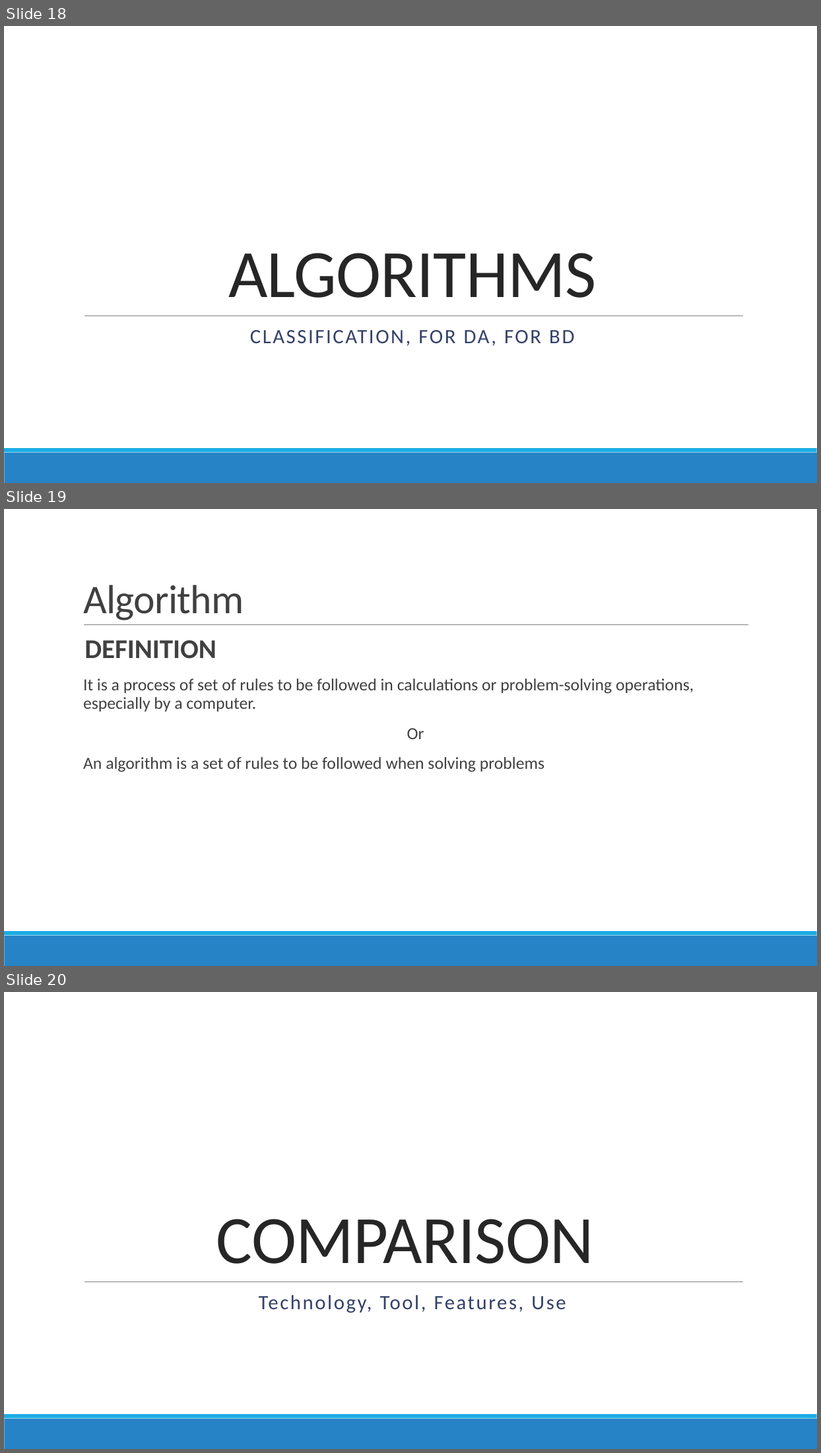
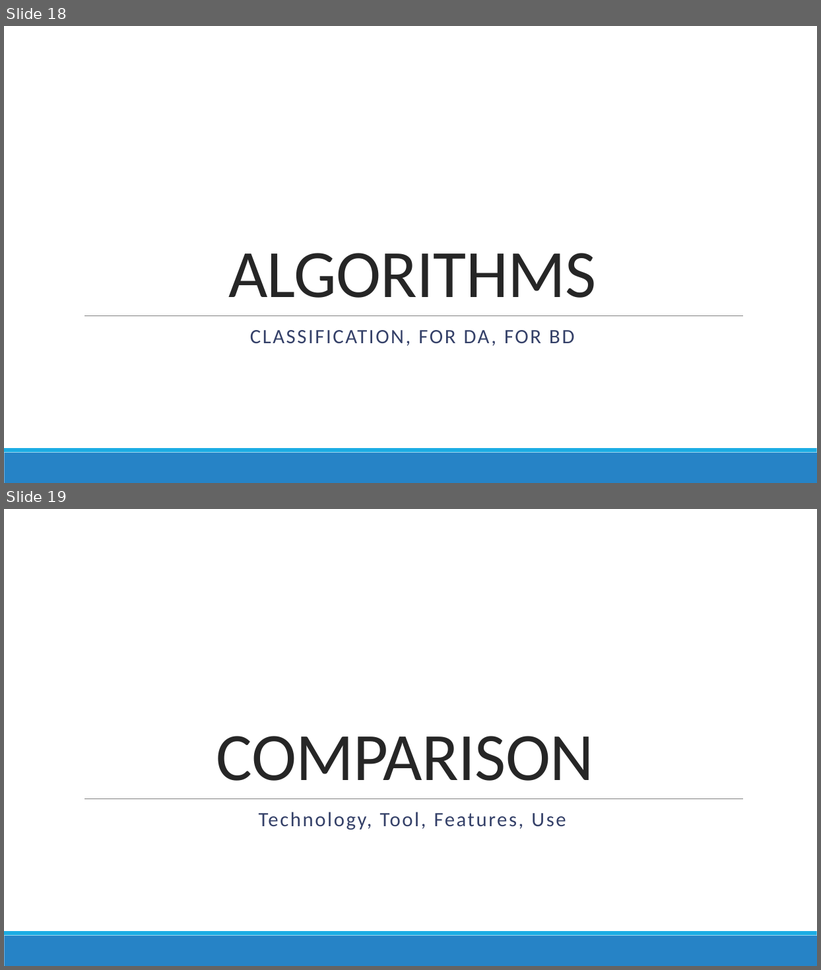
Before and after one commit to DistributedSystems-Fall2018-NEDUET/project-dist_sys, a slide deck: Project Interim Submission/Generic DS Framework.pptx. Shown one above the other, each under a label of ours: slides 18, 19 and 20 before the commit, slides 18 and 19 after it. The pictures are 821x1453 and 821x970 pixels, drawn with LibreOffice and Linux fonts; fonts in the diff are those of the drawing. Boxes give left, top, right and bottom in pixels: in the first picture for what was removed or moved away, otherwise in the second. Text is boxed around its words. In the diff, an @@ line names an element or a change of style, - is before the commit and + after.

Commit message:
update ppt
update presentation

```diff
--- a/Project Interim Submission/Generic DS Framework.pptx
+++ b/Project Interim Submission/Generic DS Framework.pptx
@@ slide 19 removed at (4,509,817,966), background #FFFFFF; not listed: 2 template elements that a slide beside it also shows @@
@@ title removed at (83,585,244,621) @@
-Algorithm
@@ line removed from (84, 625) to (748, 625) @@
@@ text removed at (83,640,694,772) @@
-  DEFINITION
-  It is a process of set of rules to be followed in calculations or problem-solving operations, especially by a computer.
-  Or
-  An algorithm is a set of rules to be followed when solving problems
@@ what was slide 20 is now slide 19 @@
```
